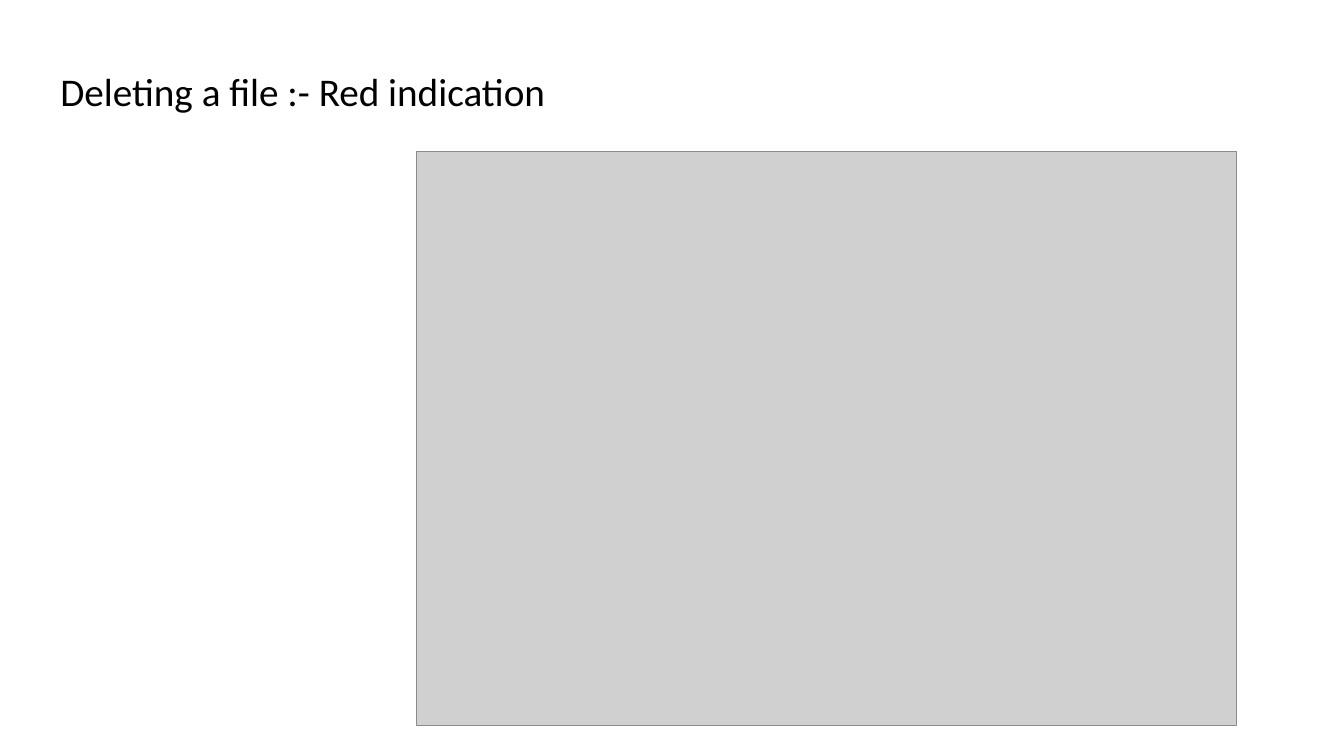
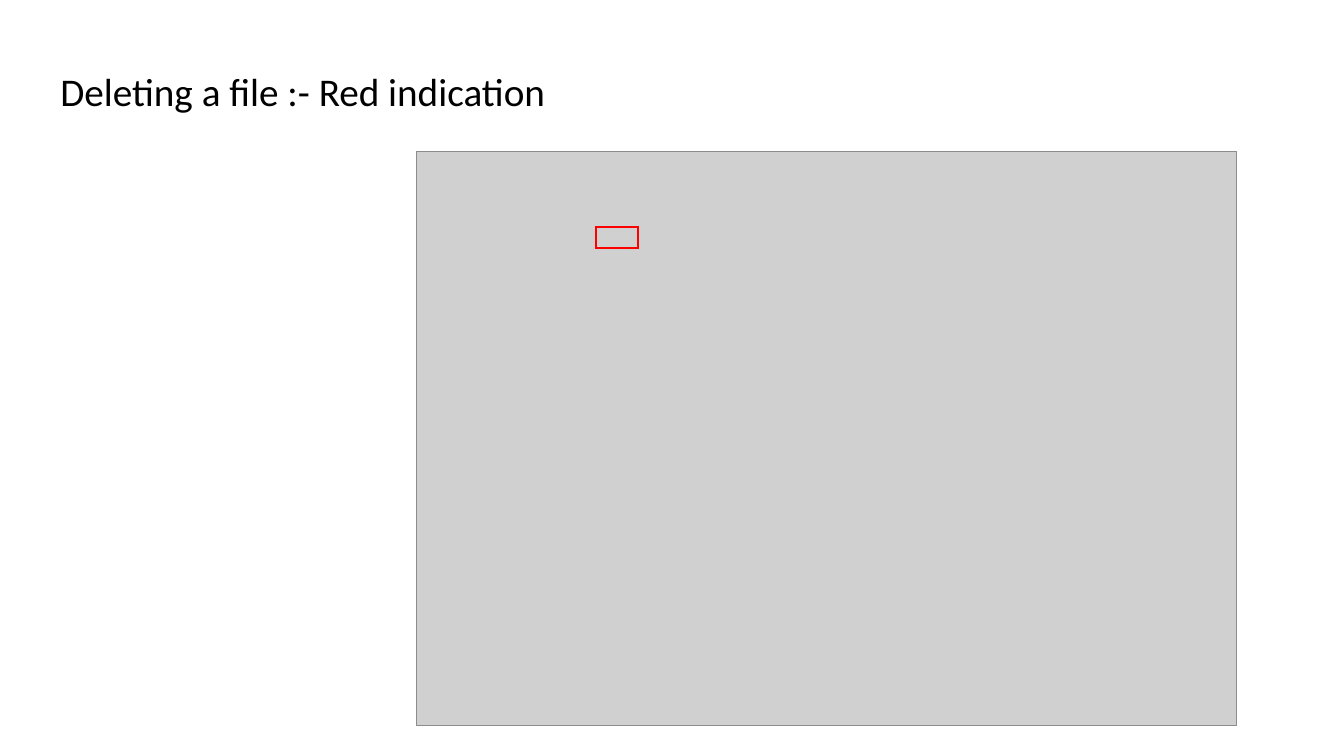
Before and after one commit to drummersoul/Cryptocurrency-Price-Prediction, a slide deck: slide 9 of ppt/git_install.pptx. Drawn at 1344x756 pixels with LibreOffice and Linux fonts; fonts in the diff are those of the drawing; grey boxes stand for pictures. Boxes give left, top, right and bottom in pixels: in the first picture for what was removed or moved away, otherwise in the second. Text is boxed around its words. In the diff, an @@ line names an element or a change of style, - is before the commit and + after.

```diff
--- a/ppt/git_install.pptx
+++ b/ppt/git_install.pptx
@@ rectangle added at [596, 227, 638, 248], outline #FF0000 1.5 pt @@
```
Also in this commit, not shown: 1 other slide changed, 2 slides added, 1 other file.
